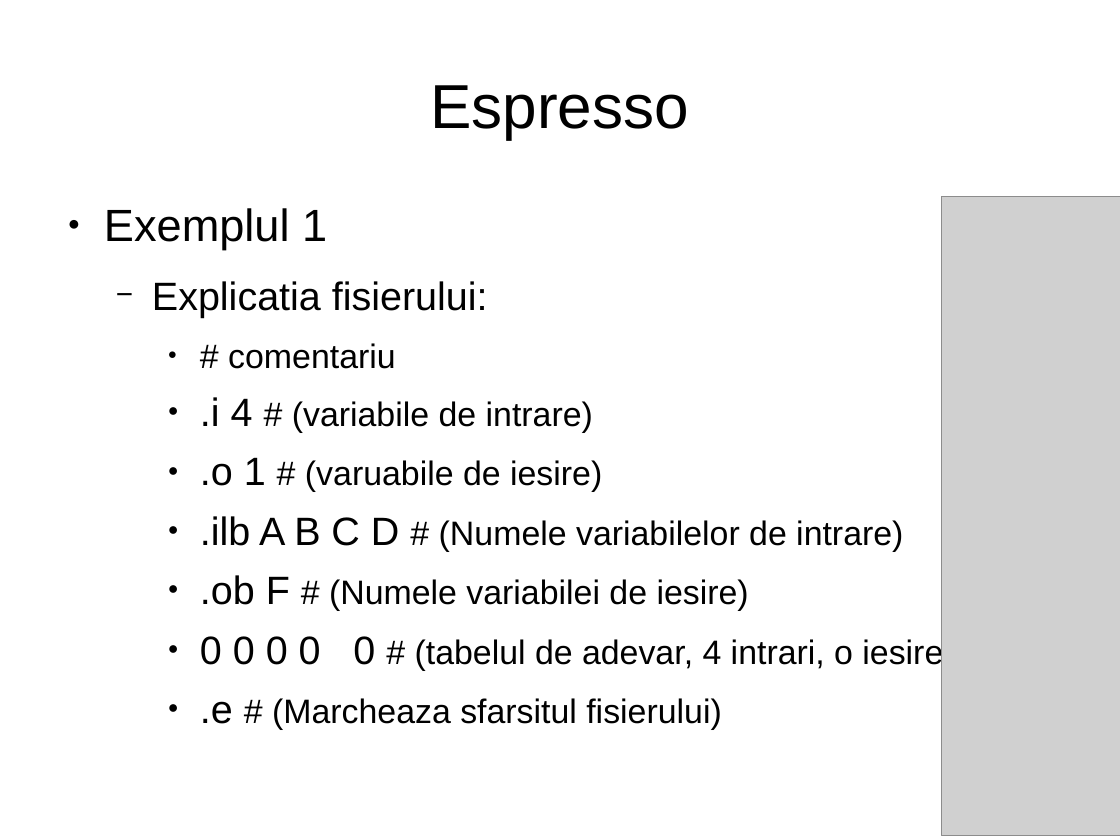
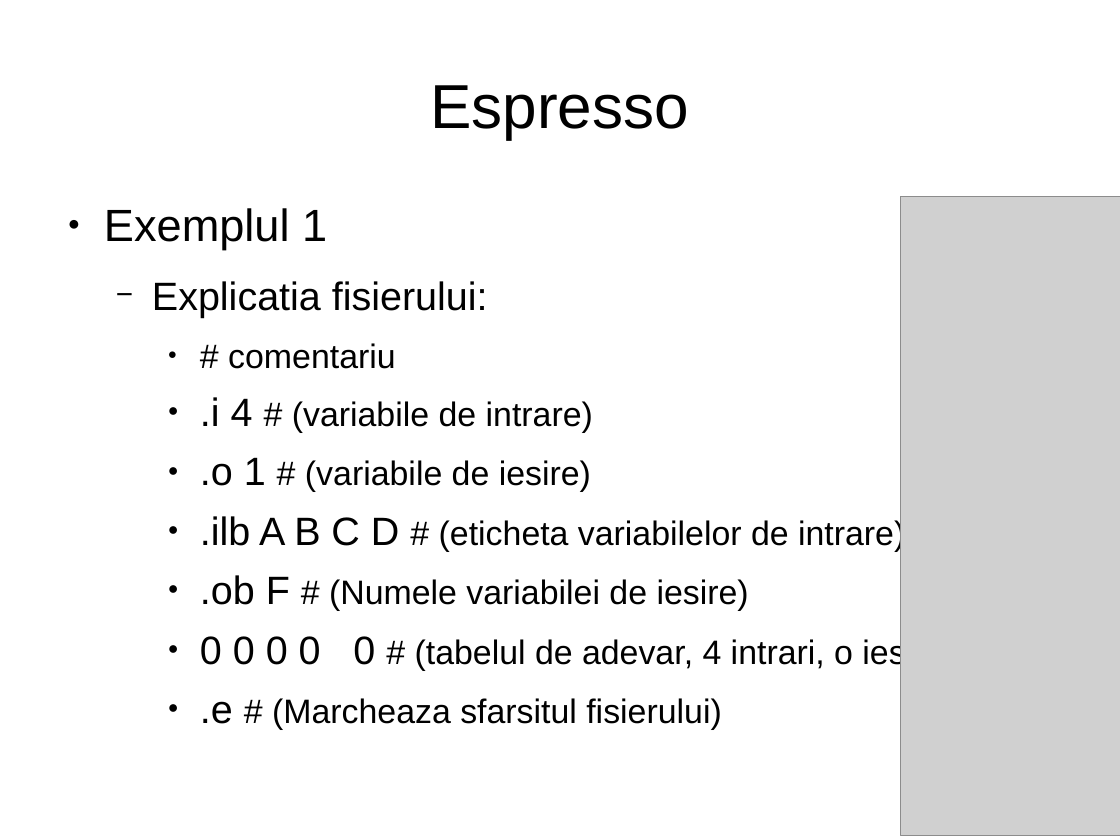
Before and after one commit to botondkirei/Suport_HDL, a slide deck: slide 50 of Curs_3_Minimizarea_logica/FunctiiLogice2.3.odp. Drawn at 1120x840 pixels with LibreOffice and Linux fonts; fonts in the diff are those of the drawing; grey boxes stand for pictures. Boxes give left, top, right and bottom in pixels: in the first picture for what was removed or moved away, otherwise in the second. Text is boxed around its words. In the diff, an @@ line names an element or a change of style, - is before the commit and + after.

```diff
--- a/Curs_3_Minimizarea_logica/FunctiiLogice2.3.odp
+++ b/Curs_3_Minimizarea_logica/FunctiiLogice2.3.odp
@@ picture: place and size @@
-picture at (942,196,1120,835)
+picture at (901,196,1120,835)
@@ text at (200,457,905,552): text changed @@
-    ● .o 1 # (varuabile de iesire)
-    ● .ilb A B C D # (Numele variabilelor de intrare)
+    ● .o 1 # (variabile de iesire)
+    ● .ilb A B C D # (eticheta variabilelor de intrare)
```
Also in this commit, not shown: 18 other slides changed, 7 other files.
